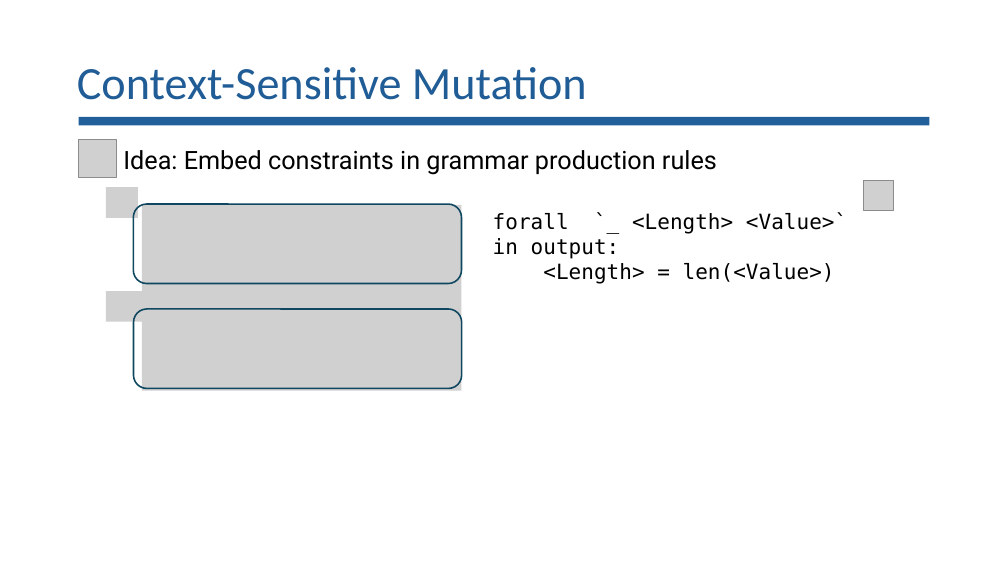
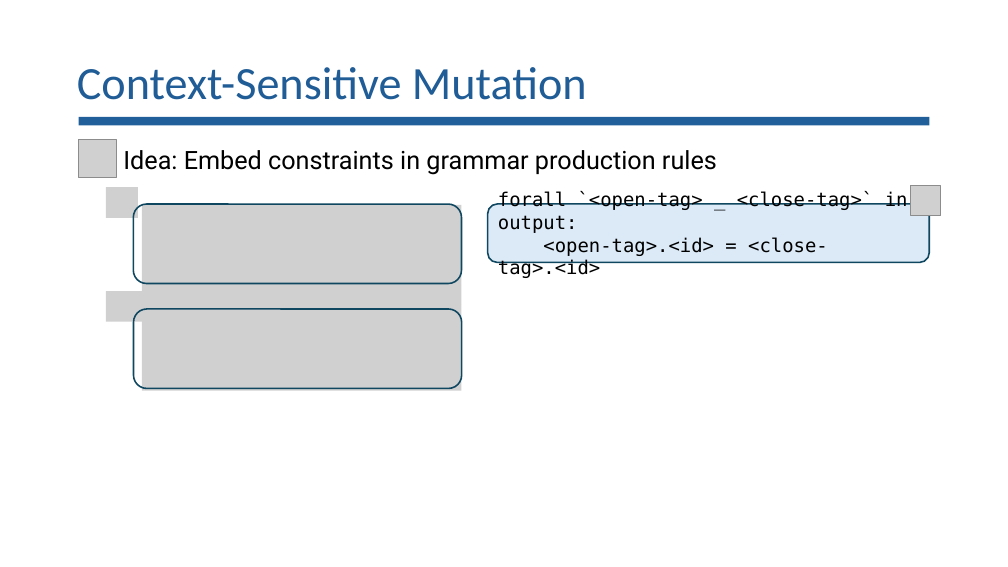
Before and after one commit to lorchrob/goblin_slides, a slide deck: slide 14 of goblin_slides.pptx (slide 13 before the commit). Drawn at 1008x567 pixels with LibreOffice and Linux fonts; fonts in the diff are those of the drawing; grey boxes stand for pictures. Boxes give left, top, right and bottom in pixels: in the first picture for what was removed or moved away, otherwise in the second. Text is boxed around its words. In the diff, an @@ line names an element or a change of style, - is before the commit and + after.

```diff
--- a/goblin_slides.pptx
+++ b/goblin_slides.pptx
@@ rounded rectangle added at <box>488,204,929,262</box>, fill #DCEAF7, outline #104760 1.5 pt, 18 pt, text #000000 @@
+forall `<open-tag> _ <close-tag>` in output:
+<open-tag>.<id> = <close-tag>.<id>
@@ picture: place and size @@
-picture at <box>864,181,894,211</box>
+picture at <box>911,186,941,216</box>
@@ text removed at <box>493,212,847,284</box> @@
-forall `_ <Length> <Value>` in output:
-<Length> = len(<Value>)
```
Also in this commit, not shown: 18 other slides changed, 2 slides added, 1 slide removed.
